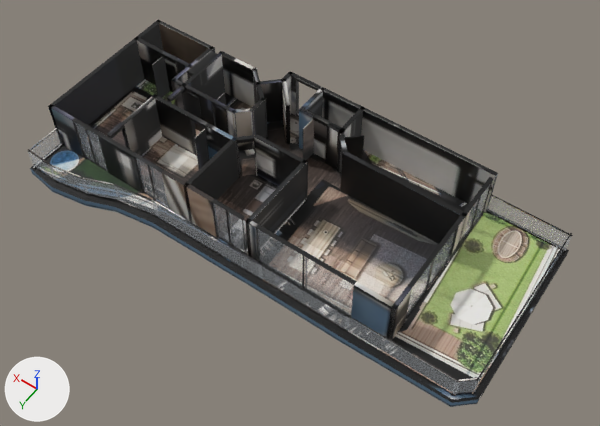
One commit to the glTF model _bake/glb/kent-41/model.glb: the scene before it, then after it.
Before and after are seen from a 50 mm camera at (-12.5, 16.7, 26.2) aimed at (-0.8, 0.3, 0.5). The axes (+X, +Y, +Z) are drawn at lower left. The lights are the same throughout. The older version comes first. Where no turn or scale is listed for an object, it has been applied to the vertices. Vertices at exactly the same position are counted once.
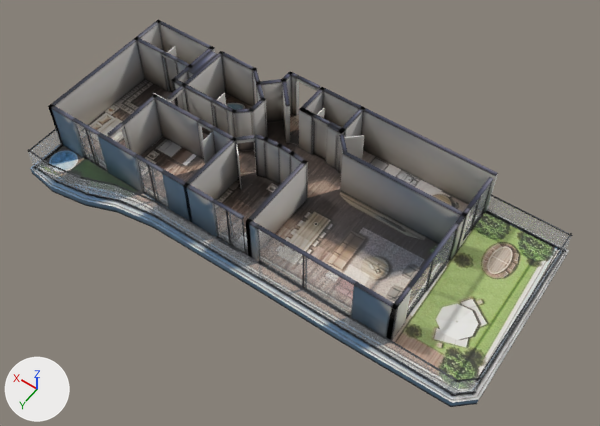
Pixel boxes (x1, y1, x2, y2) of what changed, in the pictures (600 x 426 px; the box of a moved part takes in the faces that stretch with it):
'Mesh_0', surface changed, reshaped (black to grey)
    both: (27, 20, 573, 407)
part 1 of me_mesh_0, moved or reshaped (not visible before)
    after: (265, 141, 280, 184)
part 2 of me_mesh_0, moved or reshaped
    before: (190, 120, 196, 155)
    after: (265, 137, 281, 148)
part 3 of me_mesh_0, added
    after: (279, 148, 291, 184)
part 4 of me_mesh_0, added
    after: (277, 143, 295, 155)
part 5 of me_mesh_0, moved or reshaped
    before: (183, 90, 203, 131)
    after: (153, 93, 169, 102)
part 6 of me_mesh_0, moved or reshaped
    before: (194, 129, 210, 169)
    after: (202, 132, 215, 164)
part 7 of me_mesh_0, added
    after: (197, 124, 204, 159)
part 8 of me_mesh_0, moved or reshaped
    before: (152, 94, 339, 162)
    after: (152, 94, 339, 212)
part 9 of me_mesh_0, moved or reshaped
    before: (152, 57, 170, 98)
    after: (165, 46, 177, 88)
part 10 of me_mesh_0, surface changed
    both: (27, 20, 573, 407)

The change, as a diff of the scene's bpy script:
```diff
--- a/_bake/glb/kent-41/model.glb.py
+++ b/_bake/glb/kent-41/model.glb.py
@@ mat_baked @@
 n3 = _N.new('ShaderNodeMapping'); n3.name = 'Mapping'
-n3.inputs[1].default_value = (0.00137, -14.96, 0.0)  # 'Location'
+n3.inputs[1].default_value = (0.0014, -14.96, 0.0)  # 'Location'
 n3.inputs[3].default_value = (15.92, 15.96, 1.0)  # 'Scale'
@@ me_mesh_0 @@
 # used by ob_mesh_0; location = (-10.15, 4.78, -0.36)
-me_mesh_0.from_pydata(...)  # 3236 vertices, 5762 faces; spans x 0.0..20.2, y -9.4..0.0, z 0.0..2.6
+me_mesh_0.from_pydata(...)  # 3328 vertices, 5924 faces; spans x 0.0..20.2, y -9.4..0.0, z 0.0..2.6
+# me_mesh_0 part 1: the loose piece of 8 vertices spanning x 14.2..14.3, y -5.0..-4.8, z 0.4..2.5 is scaled about its middle by (-34.6, -0.849, 1.06), then moved by (-2.8, -0.7, 0.1)
+# me_mesh_0 part 2: the loose piece of 8 vertices spanning x 15.0, y -5.0..-4.8, z 0.4..2.5 is scaled about its middle by (-32.9, -0.87, 0.00581), then moved by (-3.5, -0.7, 1.2)
+# me_mesh_0 part 3: the loose piece of 8 vertices spanning x 11.0..11.7, y -7.9..-7.6, z 0.4..2.6 is copied, and the copy is moved by (-0.5, 2.1, 0.0); it spans x 10.4..11.3, y -5.7..-5.5, z 0.4..2.6
+# me_mesh_0 part 4: the loose piece of 8 vertices spanning x 11.0..11.7, y -7.9..-7.6, z 2.6 is copied, and the copy is moved by (-0.5, 2.1, 0.0); it spans x 10.4..11.3, y -5.7..-5.5, z 2.6
+# me_mesh_0 part 5: the loose piece of 56 vertices spanning x 15.6..16.4, y -6.0, z 0.4..2.4 is scaled about its middle by (-1, -1.01, 1), then moved by (0.9, 0.9, 0.0)
+# me_mesh_0 part 6: the loose piece of 56 vertices spanning x 14.2..14.3, y -4.9..-4.1, z 0.4..2.4 is moved by (-0.4, 0.0, 0.0)
+# me_mesh_0 part 7: a new loose piece, a box spanning x 14.628..14.653, y -4.966..-4.766, z 0.36..2.481, in mat_baked
+# me_mesh_0 part 8: 50 vertices moved from x 9.6..15.0, y -7.5..-4.8, z 0.4..2.6 to x 9.6..14.6, y -7.5..-4.4, z 0.4..2.6; 32 vertices removed from x 9.7..12.3, y -7.0..-5.3, z 0.0..2.4; 92 vertices added at x 9.8..12.4, y -8.5..-5.3, z 0.0..2.6
+# me_mesh_0 part 9: 28 vertices moved from x 18.5, y -6.4..-6.3, z 0.4..2.4 to x 18.5, y -7.8, z 0.4..2.4
+# me_mesh_0 part 10: 2776 kept faces spanning x 0.0..20.2, y -9.4..0.0, z 0.0..2.6 get new texture (UV) coordinates
+# other edits to the shape of me_mesh_0 do not show in these pictures
 me_mesh_0.materials.append(mat_baked)
```
